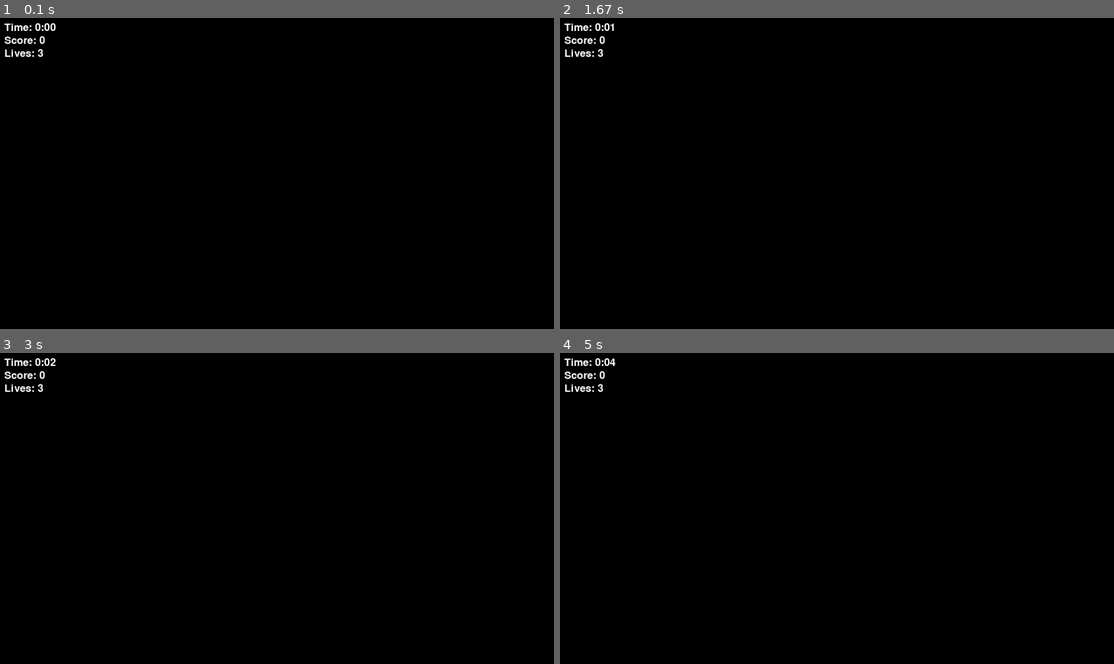
Above: before the commit, frames 1-4 (two rows, left to right).
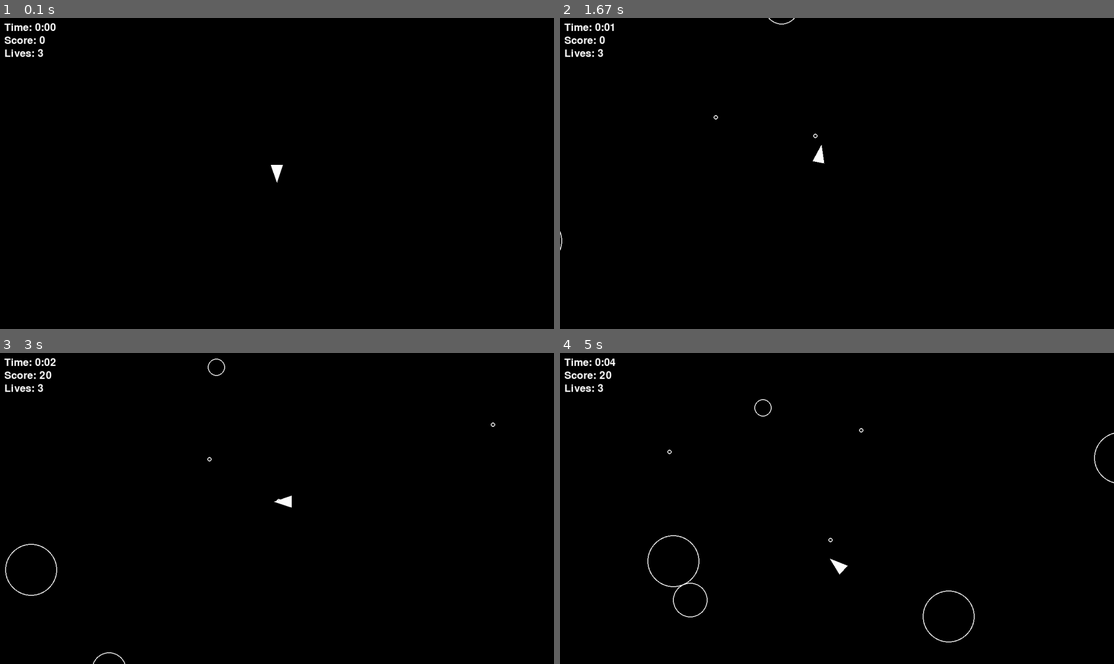
Above: after the commit, the same moments.

Repository: Johnyboi77/Asteroids-Game
Game: pygame game, started from main.py
Same seed, same stepped clock (60 frames per second), same inputs: the game is played once before the commit and once after it.
Inputs:
- Up to frame 1 (0.1 s): no input
- Up to frame 2 (1.67 s): tap Space at 0.33, 0.73, 1.03, 1.23, 1.57 s; hold D 0.67-1.13 s; hold W 1.17-1.47 s; hold D from 1.5 s (still down)
- Up to frame 3 (3 s): tap Space at 1.87, 2.07, 2.37, 2.63, 2.97 s; release D at 1.97 s; hold A 2-2.53 s; hold S 2.57-2.87 s; hold A from 2.9 s (still down)
- Up to frame 4 (5 s): tap Space at 3.27, 3.4, 3.8, 4.1, 4.47, 4.87 s; release A at 3.3 s; hold W 3.33-3.7 s; hold D 3.73-4.37 s; hold S 4.4-4.77 s; hold A from 4.8 s (still down)

The runs differ from the first frame. In frame 1, less than 0.1% of the frame differs, in the area x 48-52%, y 47-53%; in frame 2, 0.1%; in frame 3, 0.3%; in frame 4, 0.6%, in the area x 7-100%, y 5-94%.

Commit message:
lives not working properly

Diff:
--- a/main.py
+++ b/main.py
@@ -1,5 +1,5 @@
+import sys
 import pygame
-import sys
 from constants import *
 from player import Player
 from asteroid import Asteroid
@@ -49,53 +49,38 @@
     dt = 0
     start_ticks = pygame.time.get_ticks()  # Zeitstempel für den Start des Spiels
 
-    # Unverwundbarkeitszeit (in Millisekunden)
-    invincibility_duration = 5000  # 5 Sekunden
-    invincibility_time = 0  # Unverwundbarkeitszeit in Millisekunden
-
-    # Blinken des Spielers während der Unverwundbarkeit
-    blink_duration = 500  # Dauer für den Wechsel (Millisekunden)
-    blink_time = 0  # Zeit in Millisekunden, die der Spieler blinkt
-    alpha_value = 255  # Anfangswert für die Opazität (volle Deckkraft)
-
     # Hauptspiel-Schleife
     while True:
+        # Spiel läuft, solange der Spieler Leben hat
         while game_info.lives > 0:
+            if game_info.lives == 3:
+                print("Lives: 3 - Game running")
+            elif game_info.lives == 2:
+                print("Lives: 2 - Game running")
+            elif game_info.lives == 1:
+                print("Lives: 1 - Game running")
+
             for event in pygame.event.get():
                 if event.type == pygame.QUIT:
                     pygame.quit()
                     sys.exit()
 
-            # Wenn der Spieler unverwundbar ist
-            if invincibility_time > 0:
-                # Blinken des Spielers während der Unverwundbarkeit
-                blink_time -= dt * 1000  # Verringere die blink_time in Millisekunden
+            for obj in updatable:
+                obj.update(dt)
 
-                if blink_time <= 0:
-                    # Toggle der Sichtbarkeit des Spielers (zwischen 255 und 0)
-                    alpha_value = 255 if alpha_value == 0 else 0
-                    blink_time = blink_duration  # Setze blink_time auf die Blink-Dauer zurück
-
-            # Wenn der Spieler verwundbar ist, nach einer Kollision
-            if invincibility_time > 0:
-                invincibility_time -= dt * 1000  # Verringere die verbleibende Unverwundbarkeitszeit
-
-            # Überprüfung auf Kollision zwischen Spieler und Asteroiden (nur wenn der Spieler nicht unverwundbar ist)
-            if invincibility_time <= 0:  # Nur wenn der Spieler verwundbar ist
-                for asteroid in asteroids:
-                    if asteroid.collides_with(player):
-                        print("Collision detected!")  # Debug: Wurde Kollision erkannt?
-                        game_info.lose_life()  # Leben abziehen
-                        print(f"Lives after collision: {game_info.lives}")  # Debug: Leben nach Abzug
-                        if game_info.lives > 0:
-                            print(f"{game_info.lives} lives remaining. Keep going!")  # Debug-Ausgabe
-                            player.rect.center = (SCREEN_WIDTH / 2, SCREEN_HEIGHT / 2)  # Spieler neu positionieren
-                            invincibility_time = invincibility_duration  # Starte die Unverwundbarkeitsphase
-                            blink_time = blink_duration  # Starte das Blinken
-                            pygame.time.wait(500)  # Kurze Verzögerung nach Kollision
-                        else:
-                            print("No lives remaining. Game Over!")  # Debug: Spielende
-                            break
+            # Überprüfung auf Kollision zwischen Spieler und Asteroiden
+            for asteroid in asteroids:
+                if asteroid.collides_with(player):
+                    print("Collision detected!")  # Debug: Wurde Kollision erkannt?
+                    game_info.lose_life()  # Leben abziehen
+                    print(f"Lives after collision: {game_info.lives}")  # Debug: Leben nach Abzug
+                    if game_info.lives > 0:
+                        print(f"{game_info.lives} lives remaining. Keep going!")  # Debug-Ausgabe
+                        player.rect.center = (SCREEN_WIDTH / 2, SCREEN_HEIGHT / 2)  # Spieler neu positionieren
+                        pygame.time.wait(1000)  # Kurze Verzögerung nach Kollision
+                    else:
+                        print("No lives remaining. Game Over!")  # Debug: Spielende
+                        break
 
             # Überprüfung auf Kollision zwischen Schüssen und Asteroiden
             for shot in shots:
@@ -110,13 +95,6 @@
             for obj in drawable:
                 obj.draw(screen)
 
-            # Wenn der Spieler unverwundbar ist, ändere den Alpha-Wert
-            if invincibility_time > 0:
-                player.image.set_alpha(alpha_value)  # Setze den Alpha-Wert basierend auf blink_time
-
-            # Zeichne den Spieler
-            player.draw(screen)
-
             # HUD (Punkte, Zeit, Leben)
             elapsed_time = (pygame.time.get_ticks() - start_ticks) / 1000  # in Sekunden
             minutes, seconds = divmod(elapsed_time, 60)
@@ -127,9 +105,10 @@
             screen.blit(score_text, (10, 40))
             screen.blit(lives_text, (10, 70))
             pygame.display.flip()
-            dt = clock.tick(60) / 1000  # Delta Zeit (in Sekunden)
+            dt = clock.tick(60) / 1000
 
-        # Game-Over-Bildschirm
+        # Wenn die Leben auf 0 fallen
+        print("Lives: 0 - Game Over")
         display_game_over(screen, font)
 
         # Warten auf Eingaben nach dem Game-Over-Bildschirm
@@ -144,7 +123,6 @@
                         game_info.reset()
                         player.rect.center = (SCREEN_WIDTH / 2, SCREEN_HEIGHT / 2)
                         start_ticks = pygame.time.get_ticks()  # Setze die Startzeit zurück
-                        invincibility_time = 0  # Setze die Unverwundbarkeitszeit zurück
                         waiting_for_input = False
                     elif event.key == pygame.K_ESCAPE:  # Spiel beenden
                         pygame.quit()
--- a/player.py
+++ b/player.py
@@ -8,33 +8,17 @@
         super().__init__(x, y, PLAYER_RADIUS)
         self.rotation = 0
         self.shoot_timer = 0
-        self.alpha_value = 255  # Standard-Alpha-Wert (volle Deckkraft)
 
     def triangle(self):
-        """
-        Gibt die Koordinaten eines Dreiecks zurück, das das Raumschiff des Spielers darstellt.
-        """
-        x = self.position.x
-        y = self.position.y
-        size = PLAYER_RADIUS  # Größe des Raumschiffs (Dreieck)
-
-        # Die drei Punkte des Dreiecks
-        points = [
-            (x, y - size),  # Spitze des Dreiecks
-            (x - size, y + size),  # Untere linke Ecke
-            (x + size, y + size)   # Untere rechte Ecke
-        ]
-        return points
+        forward = pygame.Vector2(0, 1).rotate(self.rotation)
+        right = pygame.Vector2(0, 1).rotate(self.rotation + 90) * self.radius / 1.5
+        a = self.position + forward * self.radius
+        b = self.position - forward * self.radius - right
+        c = self.position - forward * self.radius + right
+        return [a, b, c]
 
     def draw(self, screen):
-        # Setze den Alpha-Wert auf die gewünschte Sichtbarkeit
-        surface = pygame.Surface((self.radius * 2, self.radius * 2), pygame.SRCALPHA)
-
-        # Zeichne das Raumschiff (Dreieck) mit dem aktuellen Alpha-Wert
-        pygame.draw.polygon(surface, (255, 255, 255, self.alpha_value), self.triangle(), 0)
-
-        # Zeichne die Oberfläche auf den Bildschirm
-        screen.blit(surface, (self.position.x - self.radius, self.position.y - self.radius))
+        pygame.draw.polygon(screen, (255, 255, 255), self.triangle(), 0)
 
     def update(self, dt):
         self.shoot_timer -= dt
